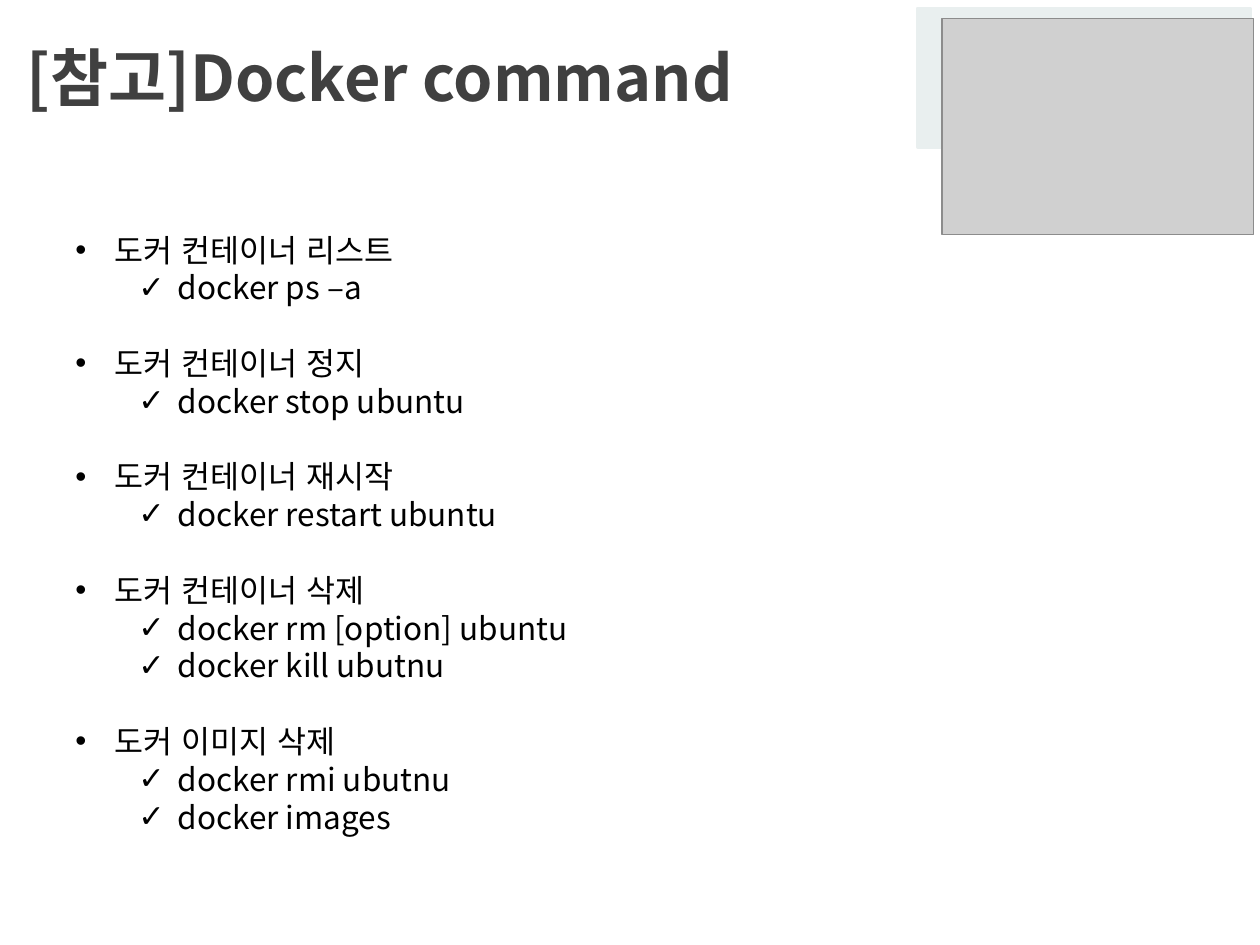
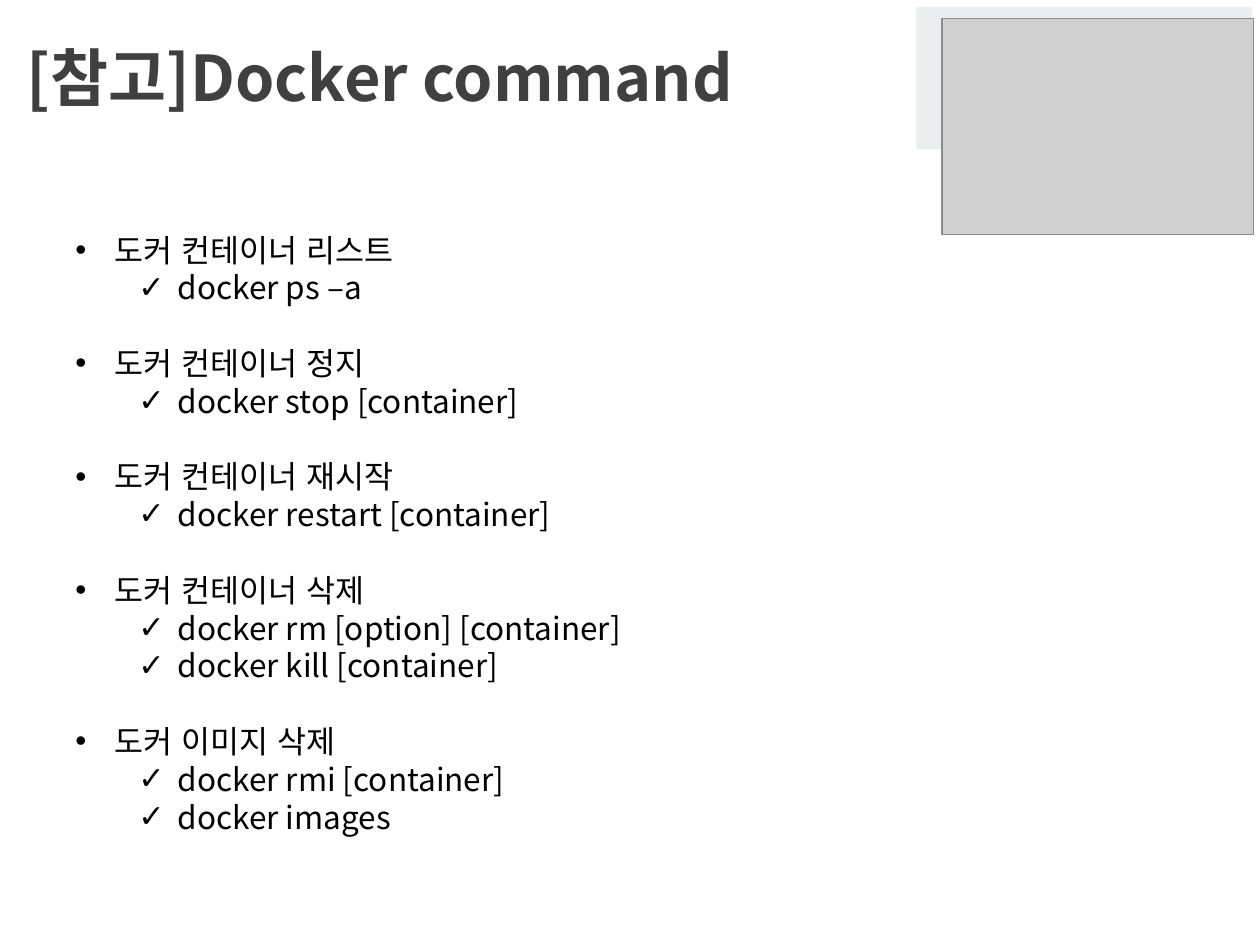
Before and after one commit to SSU-ALOE/IT_Trend_Conference, a slide deck: slide 28 of pandog_docker[4.26].pptx (slide 20 before the commit). Drawn at 1260x945 pixels with LibreOffice and Linux fonts; fonts in the diff are those of the drawing; grey boxes stand for pictures; background and template pictures are left out. Boxes give left, top, right and bottom in pixels: in the first picture for what was removed or moved away, otherwise in the second. Text is boxed around its words. In the diff, an @@ line names an element or a change of style, - is before the commit and + after.

```diff
--- a/pandog_docker[4.26].pptx
+++ b/pandog_docker[4.26].pptx
@@ text at [178, 388, 518, 421]: text changed @@
-    ✓ docker stop ubuntu
+    ✓ docker stop [container]
@@ text at [178, 501, 550, 532]: text changed @@
-    ✓ docker restart ubuntu
+    ✓ docker restart [container]
@@ text at [178, 615, 621, 683]: text changed @@
-    ✓ docker rm [option] ubuntu
-    ✓ docker kill ubutnu
+    ✓ docker rm [option] [container]
+    ✓ docker kill [container]
@@ text at [178, 766, 504, 797]: text changed @@
-    ✓ docker rmi ubutnu
+    ✓ docker rmi [container]
```
Also in this commit, not shown: 8 other slides changed, 9 slides added.
